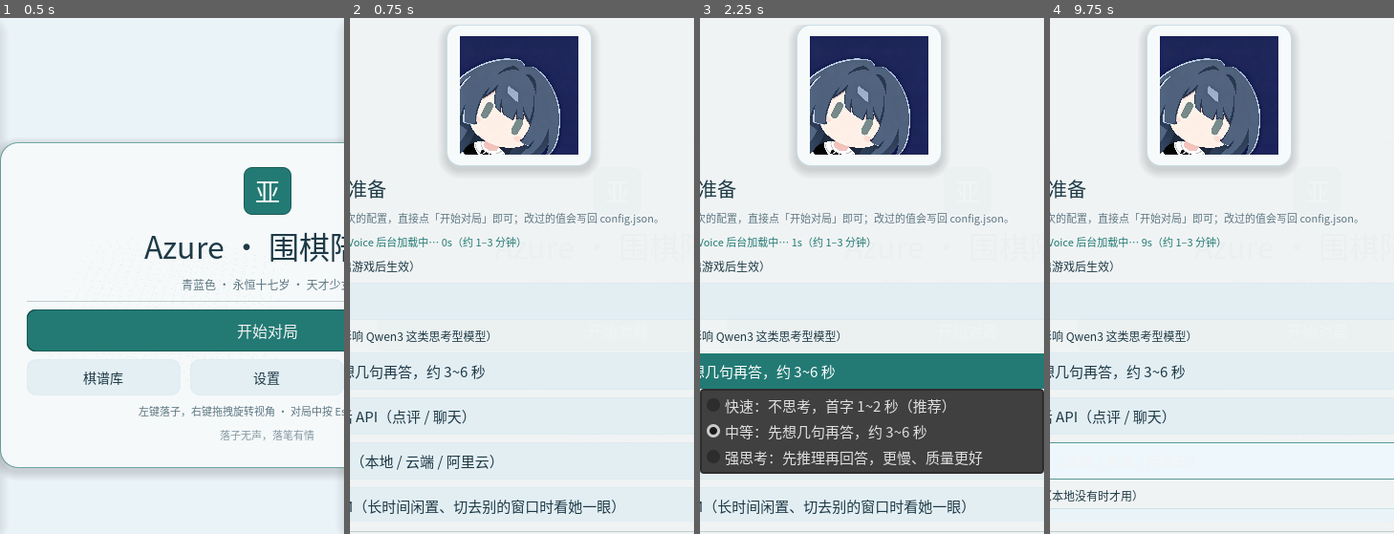
Above: before the commit, frames 1-4 (left to right).
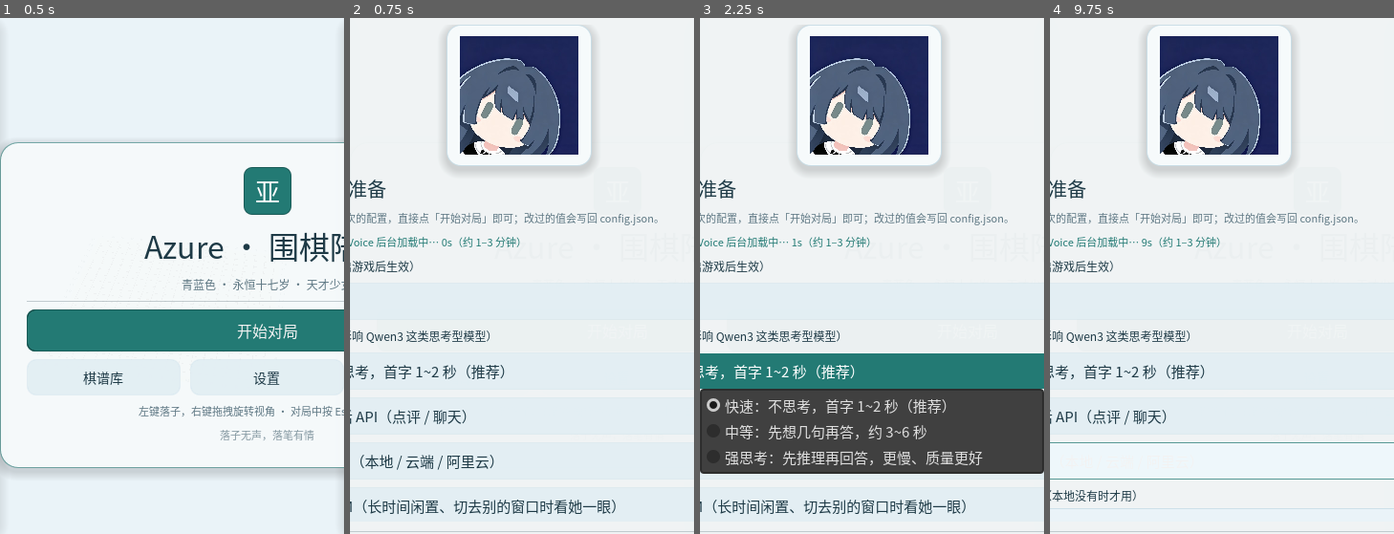
Above: after the commit, the same moments.

Repository: AzureEstrath/Azure-Go
Game: Godot game, scene res://scenes/Main.tscn
The game is run twice, just before and just after one commit, with the same random seed, the same clock (stepped at 60 frames per second) and the same inputs. This scene is started directly instead of the project's main scene.
Inputs (mouse positions are in pixels of both pictures, inside the frame that each line leads up to):
- Up to frame 1 (0.5 s): no input
- Up to frame 2 (0.75 s): click "开始对局" at 0.5 s
- Up to frame 3 (2.25 s): click "开始对局" at 1.25 s; click (868, 368) at 2 s, where only the run before the commit has a clickable "中等：先想几句再答，约 3~6 秒"
- Up to frame 4 (9.75 s): click (1218, 368) at 2.75 s, where only the run before the commit has a clickable "中等：先想几句再答，约 3~6 秒"; click (1218, 368) at 3.5 s, where only the run before the commit has a clickable "中等：先想几句再答，约 3~6 秒"; click "棋谱库" at 4.25 s; click "设置" at 5 s; click "雾蓝清透" at 5.75 s; click (1218, 368) at 6.5 s, where only the run after the commit has a clickable "快速：不思考，首字 1~2 秒（推荐）"; click "宣纸古风" at 7.25 s; click "▸ LLM 对话 API（点评 / 聊天）" at 8 s; click "深色青蓝" at 8.75 s; click "▸ 语音 TTS（本地 / 云端 / 阿里云）" at 9.5 s

Frame 1 is identical in both runs. In frame 2, 0.6% of the frame differs, in the area x 0-45%, y 67-70%; in frame 3, 0.7%, in the area x 0-45%, y 67-82%; in frame 4, 0.6%.

Commit message:
fix(pet,chat,schedule): 重开不清空聊天 + 快速思考 + 同格约定在周表/月历可见（v4.2.6）

Diff:
--- a/game/config.json
+++ b/game/config.json
@@ -33,7 +33,7 @@
       "enable_thinking": true
     }
   },
-  "llm_think_mode": 1,
+  "llm_think_mode": 0,
   "max_tool_calls": 2.0,
   "max_visits": 100,
   "memory_db_path": "",
--- a/game/scripts/app/PetView.gd
+++ b/game/scripts/app/PetView.gd
@@ -69,6 +69,9 @@
 var _chat_input: LineEdit
 var _chat_send: Button
 var _chat_status: Label
+## 聊天面板的内存流水（v4.2.6）：后端历史只做「合并」，空响应绝不清空当前会话。
+var _chat_items: Array[Dictionary] = []
+var _chat_rebuilding := false
 var _files: PanelContainer
 var _files_scroll: ScrollContainer
 var _files_folder: Label
@@ -1159,8 +1162,17 @@
 			else Color(GufengTheme.INK_SOFT, 0.4)))
 	num.mouse_filter = Control.MOUSE_FILTER_IGNORE
 	vb.add_child(num)
+	# 日格只有两行：先显示约定 / 事务，再显示课程（v4.2.6）——
+	# 否则一个满课的工作日里，刚记进日程的会议会被课程挤进「+N」。
+	var ordered: Array = []
+	for d in entries:
+		if not _is_course(d):
+			ordered.append(d)
+	for d in entries:
+		if _is_course(d):
+			ordered.append(d)
 	var shown := 0
-	for d in entries:
+	for d in ordered:
 		if shown >= 2:
 			break
 		var lbl := Label.new()
@@ -1452,31 +1464,38 @@
 	return out
 
 func _add_timetable_block(grid: Control, col_w: float, d: Dictionary,
-		wd: int, p0: int, p1: int, is_event: bool) -> void:
+		wd: int, p0: int, p1: int, is_event: bool, compact := false) -> void:
 	var title := str(d.get("title", "")).strip_edges()
 	var teacher := str(d.get("teacher", "")).strip_edges()
 	var location := str(d.get("location", "")).strip_edges()
 	var tint: Color = EVENT_TINT if is_event else COURSE_TINTS[absi(hash(title)) % COURSE_TINTS.size()]
 	var block_h := float(p1 - p0 + 1) * TABLE_ROW_H - 3
+	# 与课程同格的事件（v4.2.6）：不整块盖住课程，改成贴在格子底部的一条窄条；
+	# 仍可悬停展开完整信息，既看得见又不会把课程标题遮没。
+	var panel_h := minf(block_h, maxf(14.0, TABLE_ROW_H - 5.0)) if compact else block_h
+	var panel_y := TABLE_HEAD_H + float(p0 - 1) * TABLE_ROW_H + 1
+	if compact:
+		panel_y += block_h - panel_h
 	# 用 Panel（不是 PanelContainer）：块要精确控制文字位置，容器会把 Label 压回最小高度。
 	var panel := Panel.new()
-	panel.position = Vector2(TABLE_TIME_W + float(wd) * col_w + 2,
-		TABLE_HEAD_H + float(p0 - 1) * TABLE_ROW_H + 1)
-	panel.size = Vector2(col_w - 4, block_h)
+	panel.position = Vector2(TABLE_TIME_W + float(wd) * col_w + 2, panel_y)
+	panel.size = Vector2(col_w - 4, panel_h)
 	panel.mouse_filter = Control.MOUSE_FILTER_PASS
 	var sb := StyleBoxFlat.new()
 	sb.bg_color = tint
 	sb.border_color = Color(GufengTheme.ACCENT, 0.8) if is_event else Color(tint.r, tint.g, tint.b, 0.85)
 	sb.set_border_width_all(1)
 	if is_event:
-		sb.border_width_left = 3
+		sb.border_width_left = 2 if compact else 3
 	sb.set_corner_radius_all(4)
 	panel.add_theme_stylebox_override("panel", sb)
 	var lbl := Label.new()
 	lbl.position = Vector2(3, 1)
-	lbl.size = Vector2(col_w - 10, block_h - 4)
+	lbl.size = Vector2(col_w - 10, maxf(8.0, panel_h - 4))
 	var text := title
-	if is_event:
+	if compact:
+		text = "· " + title          # 窄条只放标题，分级信息留给悬停卡
+	elif is_event:
 		# 约定块：窄列优先保留标题；宽列再带一行分级。
 		if col_w >= 52.0:
 			var grade := _grade_text(d)
@@ -1494,8 +1513,8 @@
 	lbl.text = text
 	lbl.autowrap_mode = TextServer.AUTOWRAP_ARBITRARY
 	lbl.clip_text = true
-	lbl.max_lines_visible = 4
-	lbl.add_theme_font_size_override("font_size", 7 if is_event and col_w < 44.0 else 8)
+	lbl.max_lines_visible = 1 if compact else 4
+	lbl.add_theme_font_size_override("font_size", 7 if (is_event and col_w < 44.0) or compact else 8)
 	lbl.add_theme_color_override("font_color", GufengTheme.INK)
 	# 悬停只保留一个自绘浮层：**不再设置 tooltip_text**，避免 Godot 默认黑底白字提示
 	# 和这张卡同时出现。
@@ -1596,10 +1615,11 @@
 			occupied["%d|%d" % [wd, p]] = true
 		_add_timetable_block(grid, col_w, d, wd, p0, p1, false)
 	# —— 约定 / 定时事件：按开始时刻落到对应节次行，不再只出现在列表里 ——
-	# 同一格有多个约定时合并成一个「N 项约定」块（悬停卡列出全部）；
-	# 若该格已被课程占用，就不画事件块，避免盖住课程（上方列表仍完整显示）。
+	# 同一格有多个约定时合并成一个「N 项约定」块（悬停卡列出全部）。
+	# v4.2.6：与课程同格时不再整块跳过，改为在格子底部画一条窄条（见 `_add_timetable_block`）。
 	var groups := {}
 	var group_order := []
+	var group_compact := {}
 	for it in timed:
 		var ev: Dictionary = it
 		var wd := clampi(int(ev.get("_event_wd", 0)), 0, 6)
@@ -1610,12 +1630,12 @@
 			if occupied.has("%d|%d" % [wd, p]):
 				blocked = true
 				break
-		if blocked:
-			continue
 		var key := "%d|%d" % [wd, p0]
 		if not groups.has(key):
 			groups[key] = []
 			group_order.append(key)
+		if blocked:
+			group_compact[key] = true
 		groups[key].append(ev)
 	for key in group_order:
 		var group: Array = groups[key]
@@ -1625,8 +1645,9 @@
 		var p1 := clampi(int(base.get("_event_p1", p0)), p0, TABLE_PERIODS)
 		for ev in group:
 			p1 = maxi(p1, clampi(int(ev.get("_event_p1", p0)), p0, TABLE_PERIODS))
+		var compact := bool(group_compact.get(key, false))
 		if group.size() == 1:
-			_add_timetable_block(grid, col_w, base, wd, p0, p1, true)
+			_add_timetable_block(grid, col_w, base, wd, p0, p1, true, compact)
 			continue
 		var merged: Dictionary = base.duplicate()
 		merged["title"] = "%d 项约定" % group.size()
@@ -1655,7 +1676,7 @@
 			lines.append(line)
 		merged["when_text"] = "；".join(whens)
 		merged["notes"] = "\n".join(lines)
-		_add_timetable_block(grid, col_w, merged, wd, p0, p1, true)
+		_add_timetable_block(grid, col_w, merged, wd, p0, p1, true, compact)
 
 func _build_agenda(items: Array, heading := "日程 / 约定") -> void:
 	var wrap := VBoxContainer.new()
@@ -2168,13 +2189,22 @@
 func append_chat(role: String, text: String) -> void:
 	if _chat_log == null:
 		return
+	var clean := _clean_chat_text(role, text)
+	if clean == "":
+		return
+	if not _chat_rebuilding:
+		_chat_items.append({"role": role, "text": clean})
+	_append_chat_row(role, clean)
+
+func _clean_chat_text(role: String, text: String) -> String:
 	var clean := str(text).strip_edges()
 	if role != "user":
 		# 后台记忆存的是原始回复（可能带语气 / 动作标记）；显示前统一剥掉。
 		clean = _tone_tag_re.sub(clean, "", true).strip_edges()
 		clean = _action_tag_re.sub(clean, "", true).strip_edges()
-	if clean == "":
-		return
+	return clean
+
+func _append_chat_row(role: String, clean: String) -> void:
 	var row := HBoxContainer.new()
 	row.size_flags_horizontal = Control.SIZE_EXPAND_FILL
 	var bubble := PanelContainer.new()
@@ -2204,20 +2234,49 @@
 	_scroll_chat()
 
 func set_chat_history(items: Array) -> void:
+	"""把后端历史并进当前面板：**空响应绝不清空**，已有会话优先保留（v4.2.6）。
+
+    退出 / 重开桌宠时，后端历史可能因为写入时序暂时为空；此时不能把用户眼前
+    已经出现的聊天擦掉。非空历史按「角色 + 文本」计数合并，未落库的当前消息
+    追加在末尾，下一次打开面板仍能看到。
+    """
 	if _chat_log == null:
 		return
-	for c in _chat_log.get_children():
-		c.queue_free()
+	var incoming: Array[Dictionary] = []
 	for it in items:
 		if typeof(it) != TYPE_DICTIONARY:
 			continue
 		var d: Dictionary = it
-		var u := str(d.get("user_text", "")).strip_edges()
-		var a := str(d.get("reply_text", "")).strip_edges()
+		var u := _clean_chat_text("user", str(d.get("user_text", "")))
+		var a := _clean_chat_text("assistant", str(d.get("reply_text", "")))
 		if u != "":
-			append_chat("user", u)
+			incoming.append({"role": "user", "text": u})
 		if a != "":
-			append_chat("assistant", a)
+			incoming.append({"role": "assistant", "text": a})
+	if incoming.is_empty():
+		return
+	# 现有会话里「历史还没包含」的那部分接在后面（计数去重，不吞合法的重复句）。
+	var counts := {}
+	for d in incoming:
+		var key := "%s|%s" % [str(d.get("role", "")), str(d.get("text", ""))]
+		counts[key] = int(counts.get(key, 0)) + 1
+	var merged: Array[Dictionary] = incoming.duplicate()
+	for d in _chat_items:
+		var k2 := "%s|%s" % [str(d.get("role", "")), str(d.get("text", ""))]
+		if int(counts.get(k2, 0)) > 0:
+			counts[k2] = int(counts[k2]) - 1
+		else:
+			merged.append(d)
+	if merged.size() > 200:
+		merged = merged.slice(merged.size() - 200)
+	_chat_items = merged
+	_chat_rebuilding = true
+	for c in _chat_log.get_children():
+		_chat_log.remove_child(c)
+		c.queue_free()
+	for d in _chat_items:
+		_append_chat_row(str(d.get("role", "")), str(d.get("text", "")))
+	_chat_rebuilding = false
 	_scroll_chat()
 
 func set_chat_busy(on: bool) -> void:
--- a/game/scripts/core/AzureConfig.gd
+++ b/game/scripts/core/AzureConfig.gd
@@ -77,7 +77,7 @@
 var llm_base_url := "https://api.deepseek.com/v1"   # 云端 LLM（OpenAI 兼容）地址；示例见 README 第四节
 var llm_model := "deepseek-chat"
 var llm_api_key := ""             # 云端 LLM（OpenAI 兼容）的 API Key；留空则不发送 Authorization
-var llm_think_mode := 1           # 思考档位：0=快速（不思考） 1=中等（默认，限定推理预算） 2=强思考（自由推理）
+var llm_think_mode := 0           # 思考档位：0=快速（默认，不思考） 1=中等（限定推理预算） 2=强思考（自由推理）
 ## 说话详略（v3.11.1）：0=精简（点评 1 句 / 聊天 2 句，默认） 1=适中（不加额外约束） 2=详细（2~3 句 / 80 字内）。
 ## 与旧字段 `tts_limit_len`（布尔）同一件事的扩档：读配置时 `reply_style` 优先，只有旧键时按旧语义迁移
 ## （true → 0 / false → 1）；写回时两个键一起写，保证旧版本读到的仍是「开 / 关」两档。
--- a/game/tests/test_pet_shell.gd
+++ b/game/tests/test_pet_shell.gd
@@ -130,6 +130,17 @@
 	_check("聊天气泡不显示语气 / 动作标记",
 		last_text.text.contains("记着呢") and not last_text.text.contains("tone")
 		and not last_text.text.contains("轻轻点头"))
+
+	# v4.2.6：后端历史暂时为空也不能清空当前会话；非空历史与现有消息合并、不重复。
+	var keep_n: int = log.get_child_count()
+	v.set_chat_history([])
+	_check("空历史不清空当前聊天", log.get_child_count() == keep_n)
+	v.set_chat_history([
+		{"user_text": "昨天的约定", "reply_text": "记着呢。"},
+		{"user_text": "你好", "reply_text": "在呢。"},
+	])
+	_check("历史与当前会话合并且不重复",
+		log.get_child_count() == keep_n + 2 and v._chat_items.size() == keep_n + 2)
 
 	v.open_files()
 	await process_frame
@@ -316,6 +327,46 @@
 		_check("悬停卡显示排班理由",
 			v._hover_label.text.contains("排班理由："))
 		v._hide_hover_card()
+
+	# v4.2.6：与课程同格的约定不再消失——课程块底部画窄条；月历日格优先列事务。
+	v.set_schedule_items([
+		{"id": 20, "title": "体育足球", "date": "2026-10-30", "weekday": 4,
+		 "period": "6-7", "period_start": 6, "period_end": 7,
+		 "start_time": "13:30", "end_time": "15:05", "kind": "course",
+		 "status": "planned", "grade": "fixed"},
+		{"id": 21, "title": "电脑线上会议",
+		 "when_text": "2026-10-30 周五 15:00-16:00", "date": "2026-10-30",
+		 "weekday": 4, "start_time": "15:00", "end_time": "16:00",
+		 "kind": "task", "status": "planned", "grade": "committed",
+		 "duration_min": 60},
+	])
+	v.show_week_for_date("2026-10-30")
+	var course_block = null
+	var overlap_block = null
+	if v._schedule_table != null:
+		for c in v._schedule_table.get_children():
+			if c is Panel and c.has_meta("sched_item"):
+				var meta: Dictionary = c.get_meta("sched_item")
+				if str(meta.get("title", "")) == "体育足球":
+					course_block = c
+				elif str(meta.get("title", "")) == "电脑线上会议":
+					overlap_block = c
+	_check("与课程同格的约定仍然画进周表", overlap_block != null)
+	_check("同格约定改为底部窄条、不遮住课程",
+		overlap_block != null and course_block != null
+		and overlap_block.size.y <= float(v.TABLE_ROW_H)
+		and overlap_block.position.y >= course_block.position.y + course_block.size.y - 20.0)
+	v._calendar_month = "2026-10"
+	v.show_month()
+	await process_frame
+	var day_cell = null
+	for cell in v._calendar_grid.get_children():
+		if cell is PanelContainer and str(cell.get_meta("calendar_date", "")) == "2026-10-30":
+			day_cell = cell
+			break
+	_check("满课日的约定在月历日格优先显示",
+		day_cell != null and _calendar_cell_has_text(day_cell, "电脑线上会议"))
+
 	# 已经结束的星期型事件：不再自动重排，但仍应留在它所属那一周的周表里。
 	v.set_schedule_items([
 		{"id": 4, "title": "班级篮球赛",
Not shown, changed: README.md
Not shown, changed: TECHNICAL.md
Not shown, changed: backend/app/config.py
